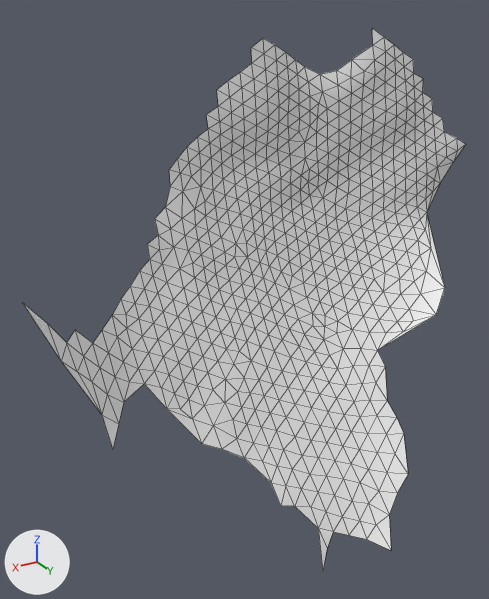
The OBJ model res/final/onecam_fullvolume/cleanedup/FullVolium.000028.obj as it was, and as the next commit left it.
One viewpoint serves both versions: a camera (50 mm lens) standing at (200.1, -367.0, 781.0) and looking at (133.6, -477.8, 725.6). Lighting does not change. The marker at lower left points along +X, +Y and +Z. Mesh edges are drawn as thin lines. Where no turn or scale is listed for an object, it has been applied to the vertices.

The first picture shows 'FullVolium.000028'.
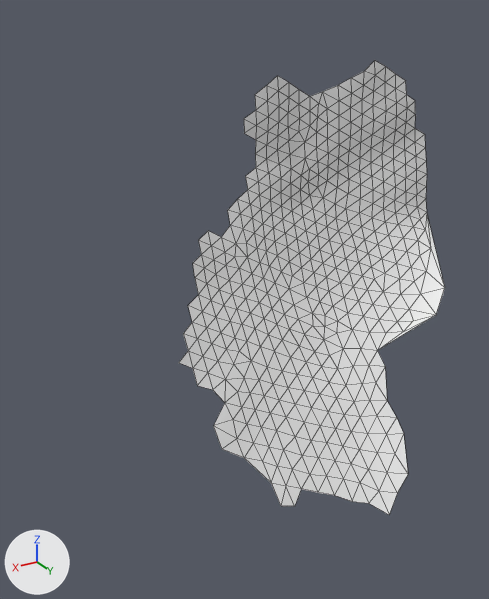
Patch to the scene script:
```diff
--- a/res/final/onecam_fullvolume/cleanedup/FullVolium.000028.obj.py
+++ b/res/final/onecam_fullvolume/cleanedup/FullVolium.000028.obj.py
@@ me_fullvolium_000028 @@
 # used by ob_fullvolium_000028; location = (0.0, 0.0, 0.0)
-me_fullvolium_000028.from_pydata(...)  # 629 vertices, 1172 faces; spans x 65.4..180.2, y -499.2..-444.9, z 677.4..776.9
+me_fullvolium_000028.from_pydata(...)  # 451 vertices, 827 faces; spans x 76.1..149.2, y -497.2..-450.0, z 681.4..770.2
+# me_fullvolium_000028 part 1
+# 166 vertices are removed from x 65.4..180.2, y -499.2..-456.7, z 702.4..776.9
+# 323 faces are deleted
+# me_fullvolium_000028 part 2
+# 12 vertices are removed from x 117.7..134.6, y -456.2..-444.9, z 677.4..686.1
+# 22 faces are deleted
```

What differs and where, as boxes (x1, y1, x2, y2) in the pictures (489 x 599 px):
'FullVolium.000028', reshaped (40% narrower, 16% shorter)
    before: (22, 28, 465, 569)
    after: (179, 60, 445, 515)
part 1 of me_fullvolium_000028, deleted
    before: (22, 28, 465, 449)
part 2 of me_fullvolium_000028, deleted
    before: (295, 489, 391, 569)
